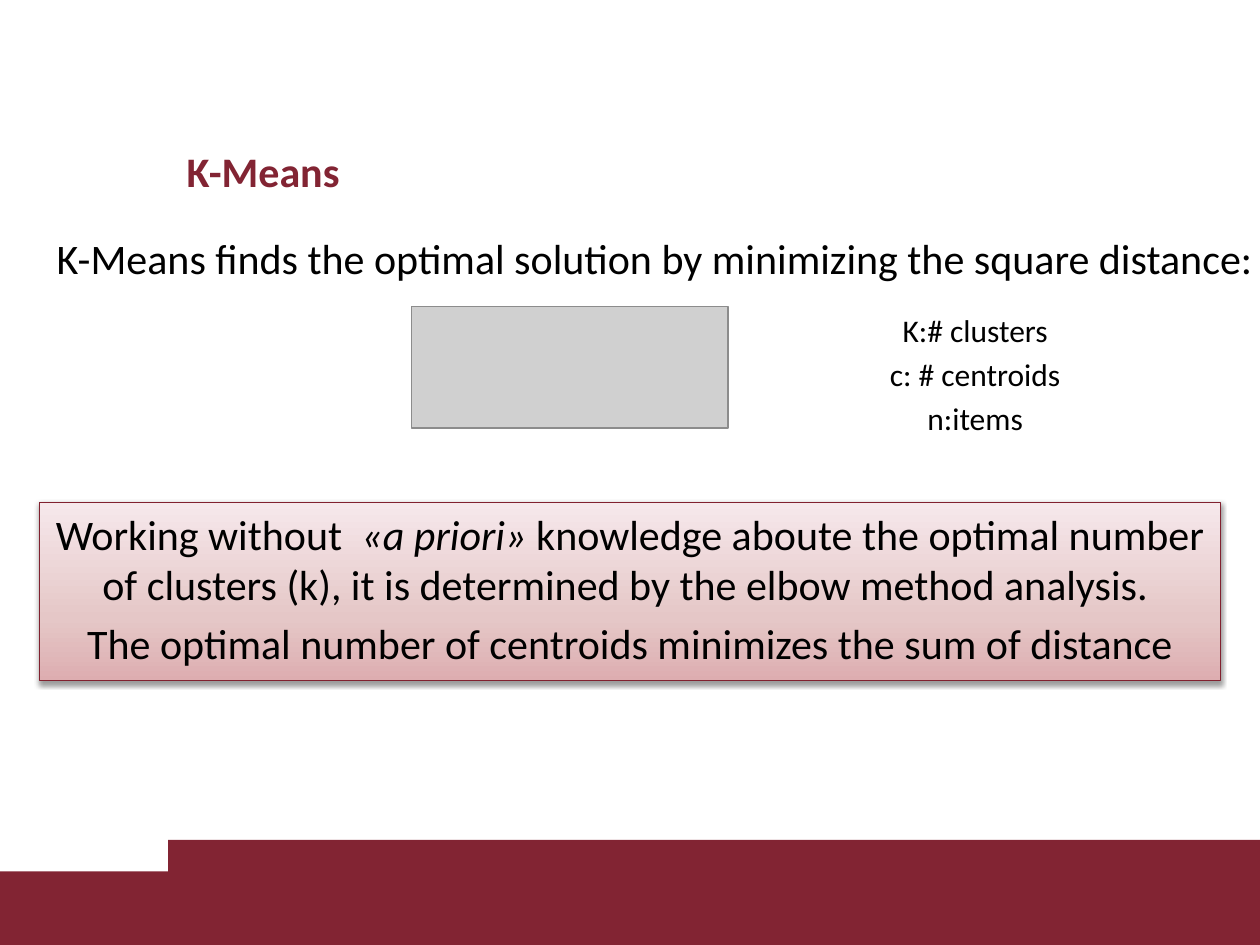
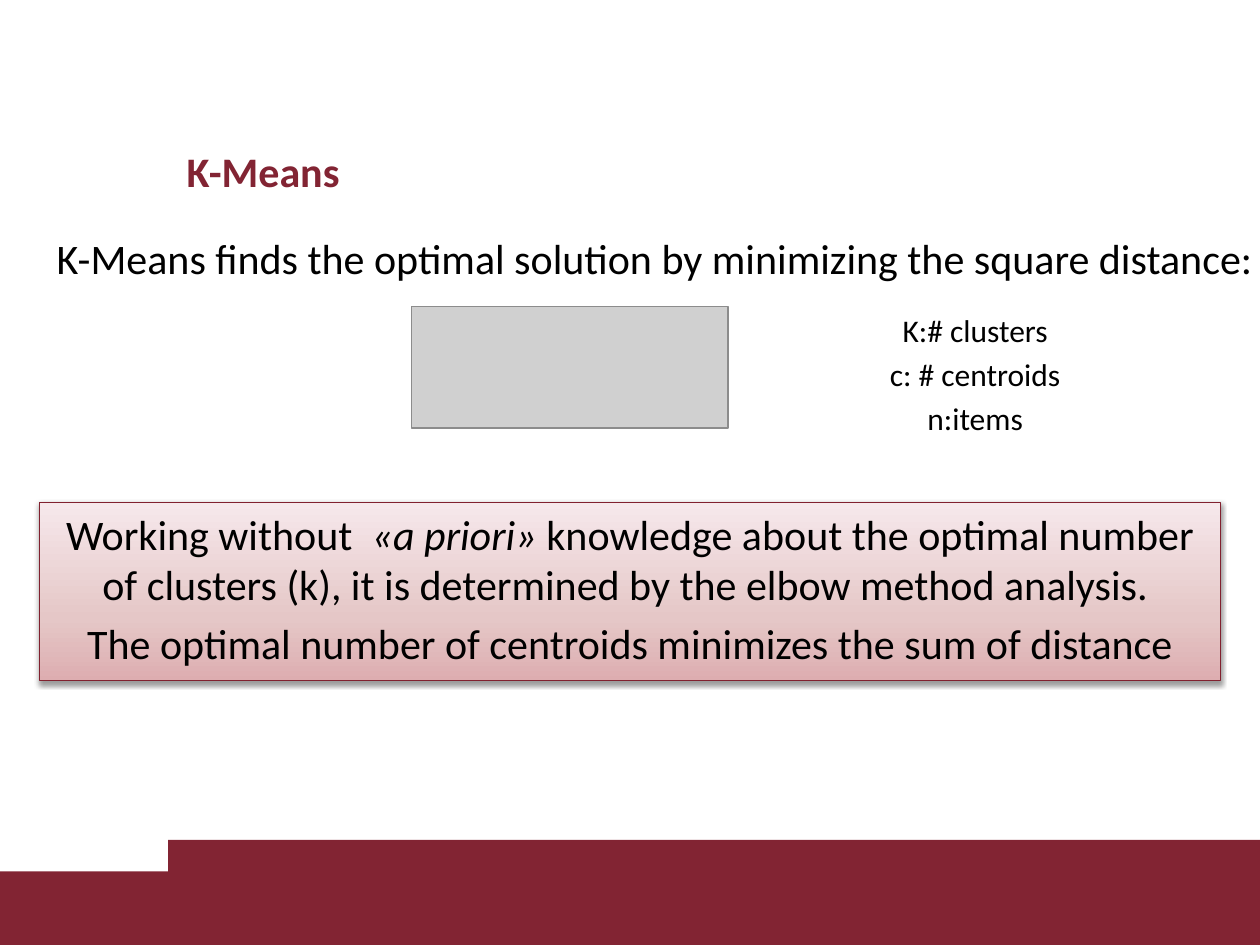
Before and after one commit to davaureli/NBD_LabSession, a slide deck: slide 21 of Lecture 3/Lecture 3.pptx. Drawn at 1260x945 pixels with LibreOffice and Linux fonts; fonts in the diff are those of the drawing; grey boxes stand for pictures; background and template pictures are left out. Boxes give left, top, right and bottom in pixels: in the first picture for what was removed or moved away, otherwise in the second. Text is boxed around its words. In the diff, an @@ line names an element or a change of style, - is before the commit and + after.

```diff
--- a/Lecture 3/Lecture 3.pptx
+++ b/Lecture 3/Lecture 3.pptx
@@ text in rectangle at bbox=[66, 521, 1193, 607]: text changed @@
-Working without «a priori» knowledge aboute the optimal number of clusters (k), it is determined by the elbow method analysis.
+Working without «a priori» knowledge about the optimal number of clusters (k), it is determined by the elbow method analysis.
```
Also in this commit, not shown: 1 other slide changed, 1 slide added, 1 other file.
